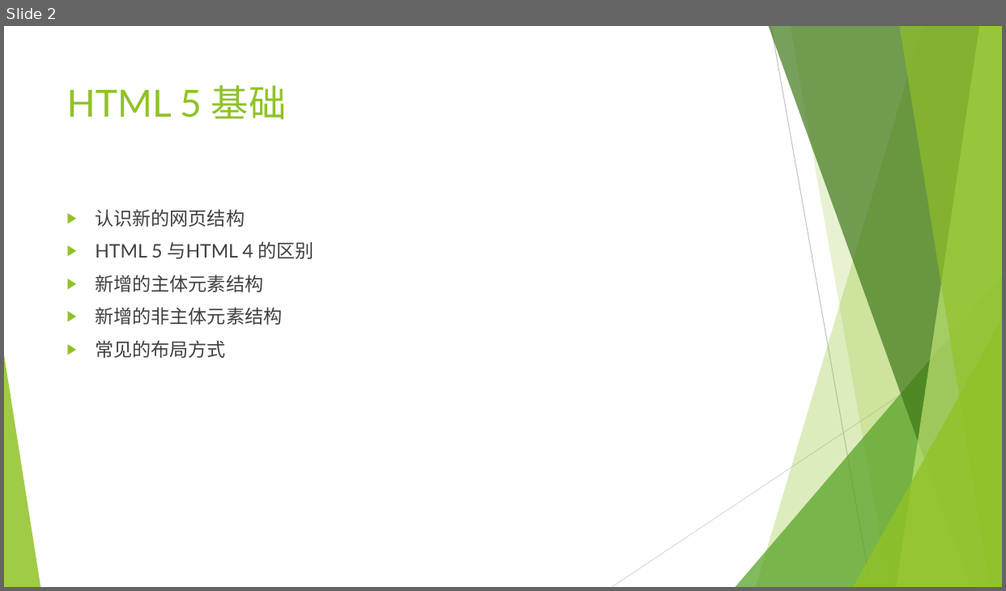
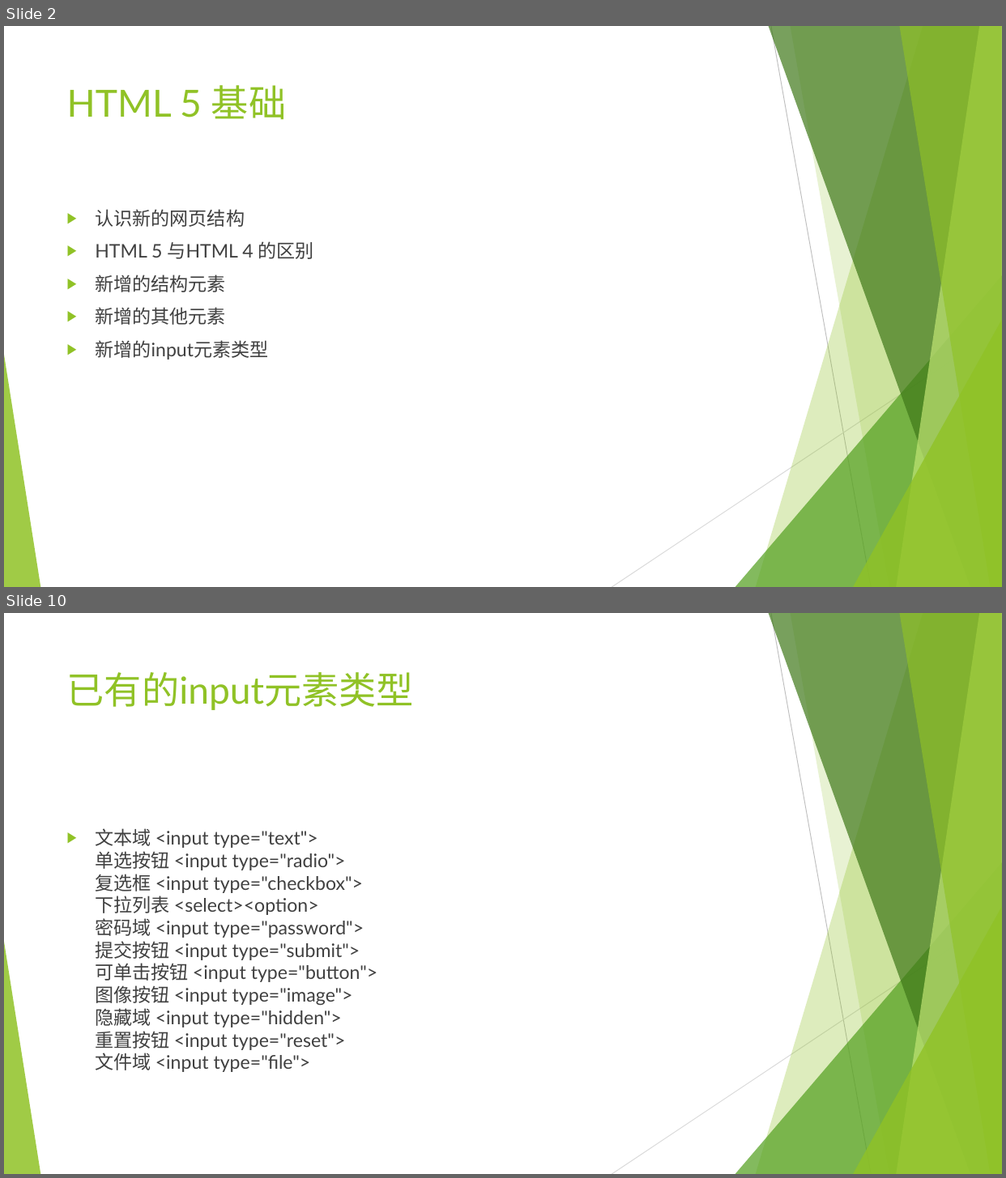
Before and after one commit to Guoye/Neusoft, a slide deck: lesson_HTML5/2.HTML5基础/2.HTML5基础.pptx. Shown one above the other, each under a label of ours: slide 2 before the commit, slides 2 and 10 after it; the slides between them are not shown. The pictures are 1006x591 and 1006x1178 pixels, drawn with LibreOffice and Linux fonts; fonts in the diff are those of the drawing. Boxes give left, top, right and bottom in pixels: in the first picture for what was removed or moved away, otherwise in the second. Text is boxed around its words. In the diff, an @@ line names an element or a change of style, - is before the commit and + after.

```diff
--- a/lesson_HTML5/2.HTML5基础/2.HTML5基础.pptx
+++ b/lesson_HTML5/2.HTML5基础/2.HTML5基础.pptx
@@ slide 10 added at <box>4,613,1002,1174</box>, background #FFFFFF; not listed: 10 template elements that a slide beside it also shows @@
@@ title added at <box>67,672,414,710</box>, 36 pt, text #90C226 @@
+已有的input元素类型
@@ text added at <box>95,828,377,1072</box>, 18 pt, text #404040 @@
+▶ 文本域 <input type="text">
+  单选按钮 <input type="radio">
+  复选框 <input type="checkbox">
+  下拉列表 <select><option>
+  密码域 <input type="password">
+  提交按钮 <input type="submit">
+  可单击按钮 <input type="button">
+  图像按钮 <input type="image">
+  隐藏域 <input type="hidden">
+  重置按钮 <input type="reset">
+  文件域 <input type="file">
@@ slide 2 changed as well @@
@@ text at <box>95,275,268,360</box>: text changed @@
-▶ 新增的主体元素结构
-▶ 新增的非主体元素结构
-▶ 常见的布局方式
+▶ 新增的结构元素
+▶ 新增的其他元素
+▶ 新增的input元素类型
```
Also in this commit, not shown: 2 other slides changed, 9 other slides added, 7 other files.
